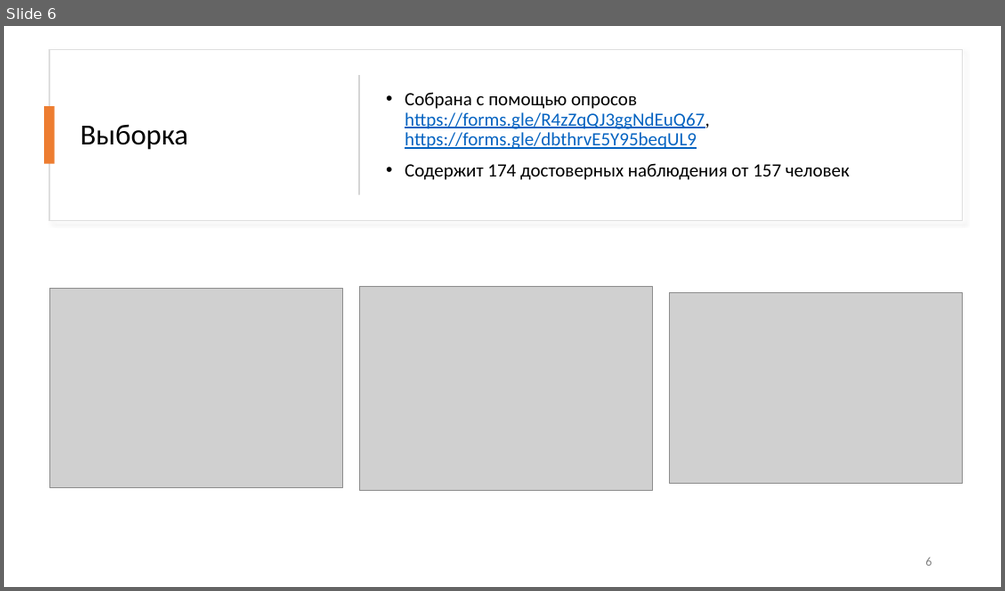
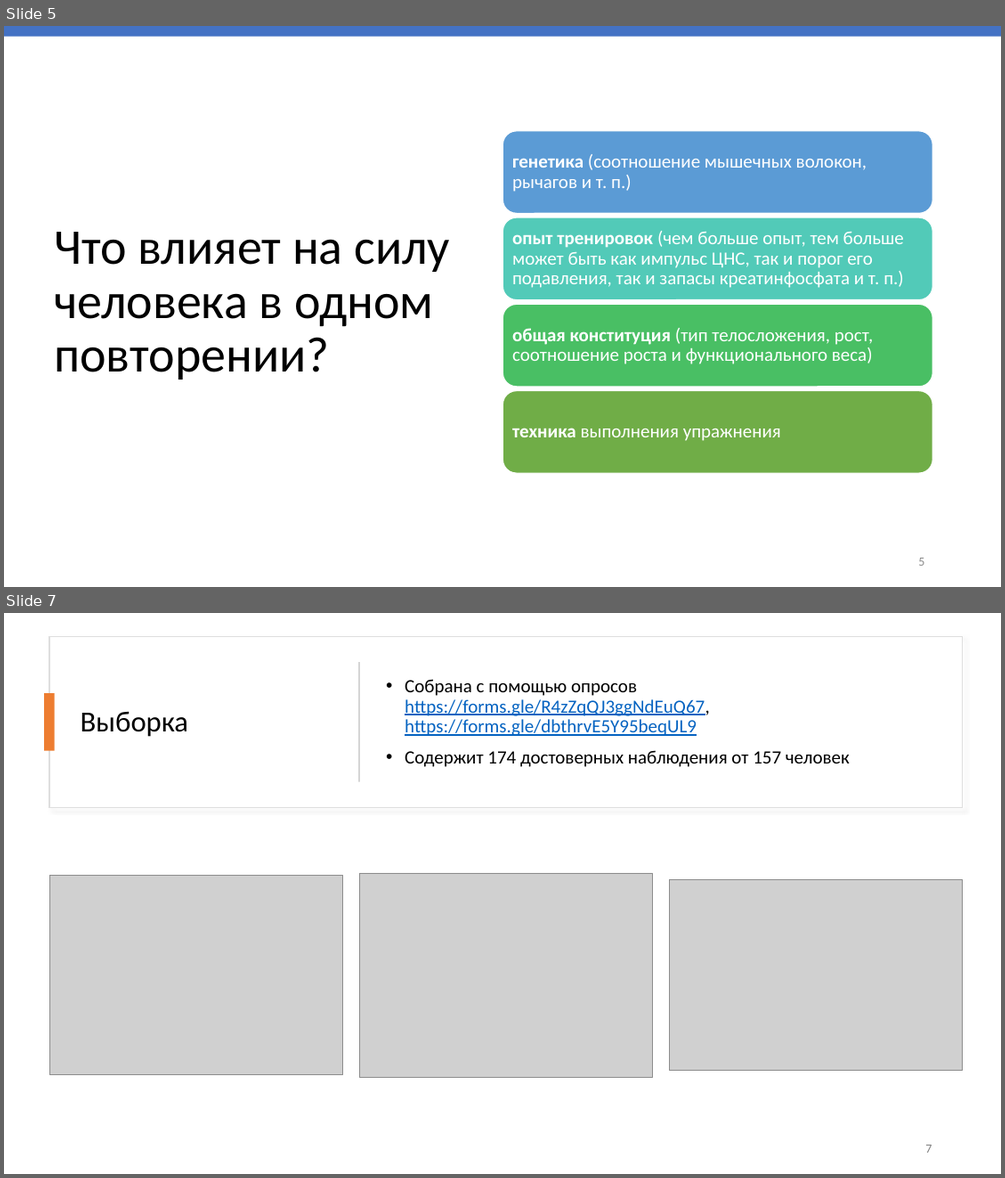
Before and after one commit to PasaOpasen/6-course-tasks, a slide deck: Дисер/презентация/Регрессионные модели для определения повторного максимума в пауэрлифтинге. Пасько.pptx. Shown one above the other, each under a label of ours: slide 6 before the commit, slides 5 and 7 after it; the slides between them are not shown. The pictures are 1005x591 and 1005x1178 pixels, drawn with LibreOffice and Linux fonts; fonts in the diff are those of the drawing; grey boxes stand for pictures. Boxes give left, top, right and bottom in pixels: in the first picture for what was removed or moved away, otherwise in the second. Text is boxed around its words. In the diff, an @@ line names an element or a change of style, - is before the commit and + after.

```diff
--- a/Дисер/презентация/Регрессионные модели для определения повторного максимума в пауэрлифтинге. Пасько.pptx
+++ b/Дисер/презентация/Регрессионные модели для определения повторного максимума в пауэрлифтинге. Пасько.pptx
@@ slide 5 added at bbox=[4, 26, 1001, 587], background #FFFFFF @@
@@ rectangle added at bbox=[4, 26, 1001, 36], fill #4472C4 @@
@@ title added at bbox=[54, 232, 450, 379], 48 pt, text #000000 @@
+Что влияет на силу человека в одном повторении?
@@ group added at bbox=[502, 131, 933, 473]: 4 rounded rectangles, 4 texts @@
+генетика (соотношение мышечных волокон, рычагов и т. п.)
+опыт тренировок (чем больше опыт, тем больше может быть как импульс ЦНС, так и порог его подавления, так и запасы креатинфосфата и т. п.)
+общая конституция (тип телосложения, рост, соотношение роста и функционального веса)
+техника выполнения упражнения
@@ page number added at bbox=[918, 557, 924, 565], 12 pt, text #8C8C8C @@
+5
@@ what was slide 6 is now slide 7 @@
@@ page number at bbox=[925, 1144, 931, 1152]: text changed @@
-6
+7
```
Also in this commit, not shown: 7 slides changed, 2 other files.
